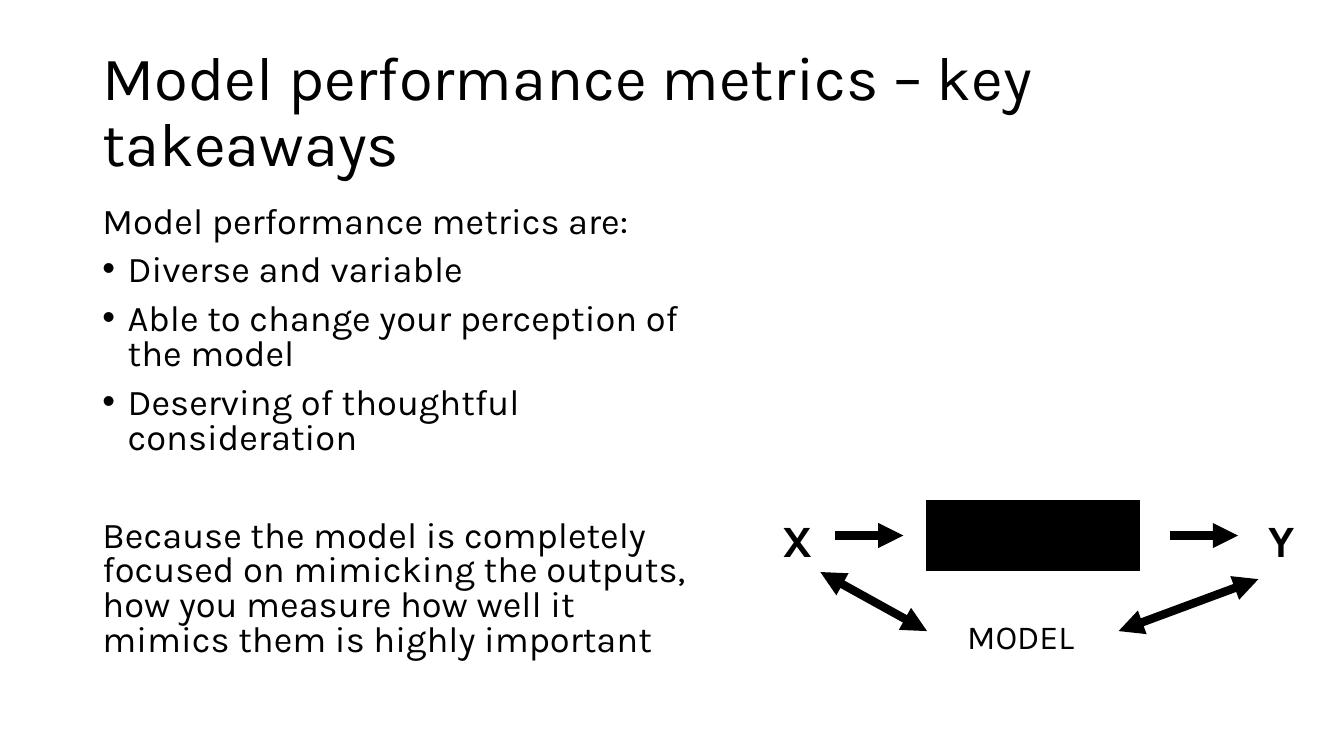
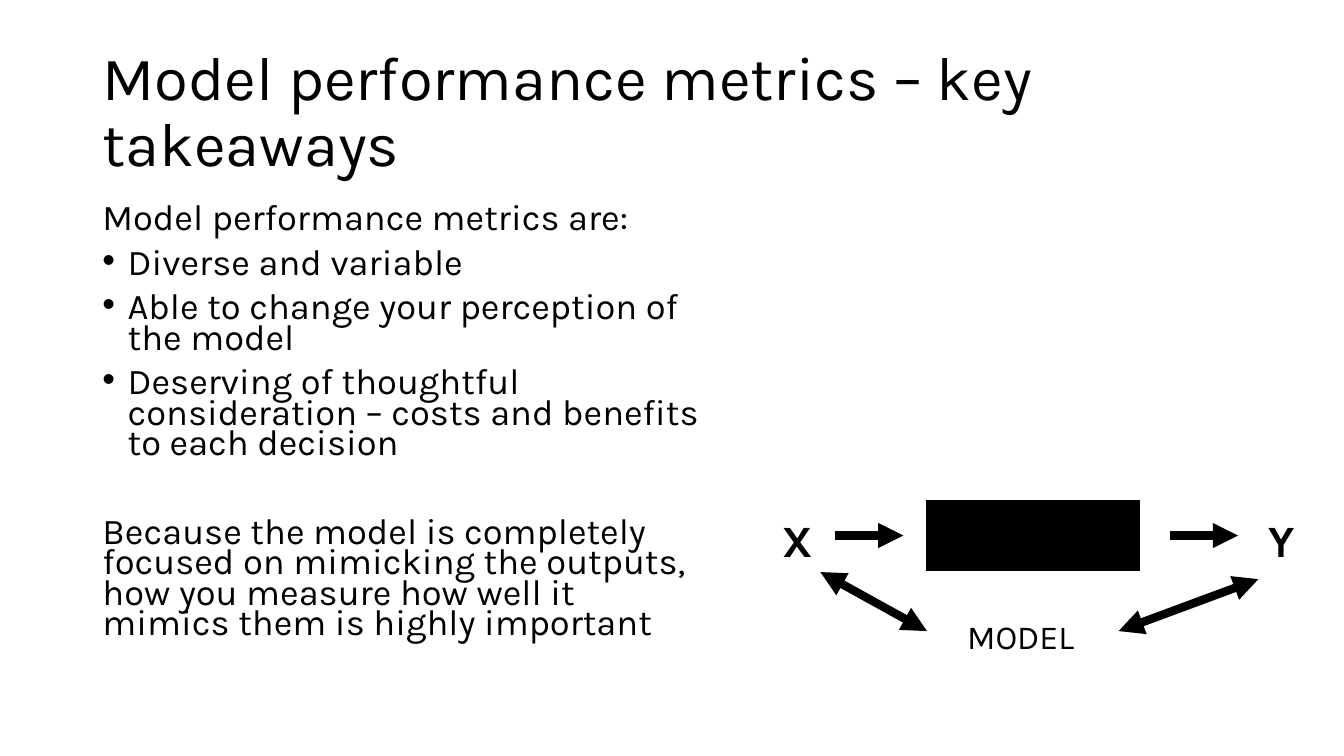
Before and after one commit to grantvagle/ml_methods_workshop, a slide deck: slide 26 of slides/02_model_eval_cv.pptx. Drawn at 1344x756 pixels with LibreOffice and Linux fonts; fonts in the diff are those of the drawing. Boxes give left, top, right and bottom in pixels: in the first picture for what was removed or moved away, otherwise in the second. Text is boxed around its words. In the diff, an @@ line names an element or a change of style, - is before the commit and + after.

```diff
--- a/slides/02_model_eval_cv.pptx
+++ b/slides/02_model_eval_cv.pptx
@@ text at (102,205,685,644): line spacing 0.8 to 0.7 @@
@@ text at (128,369,698,456): text changed @@
-• Deserving of thoughtful consideration
+• Deserving of thoughtful consideration – costs and benefits to each decision
```
Also in this commit, not shown: 3 other slides changed, 3 slides added, 1 other file.
